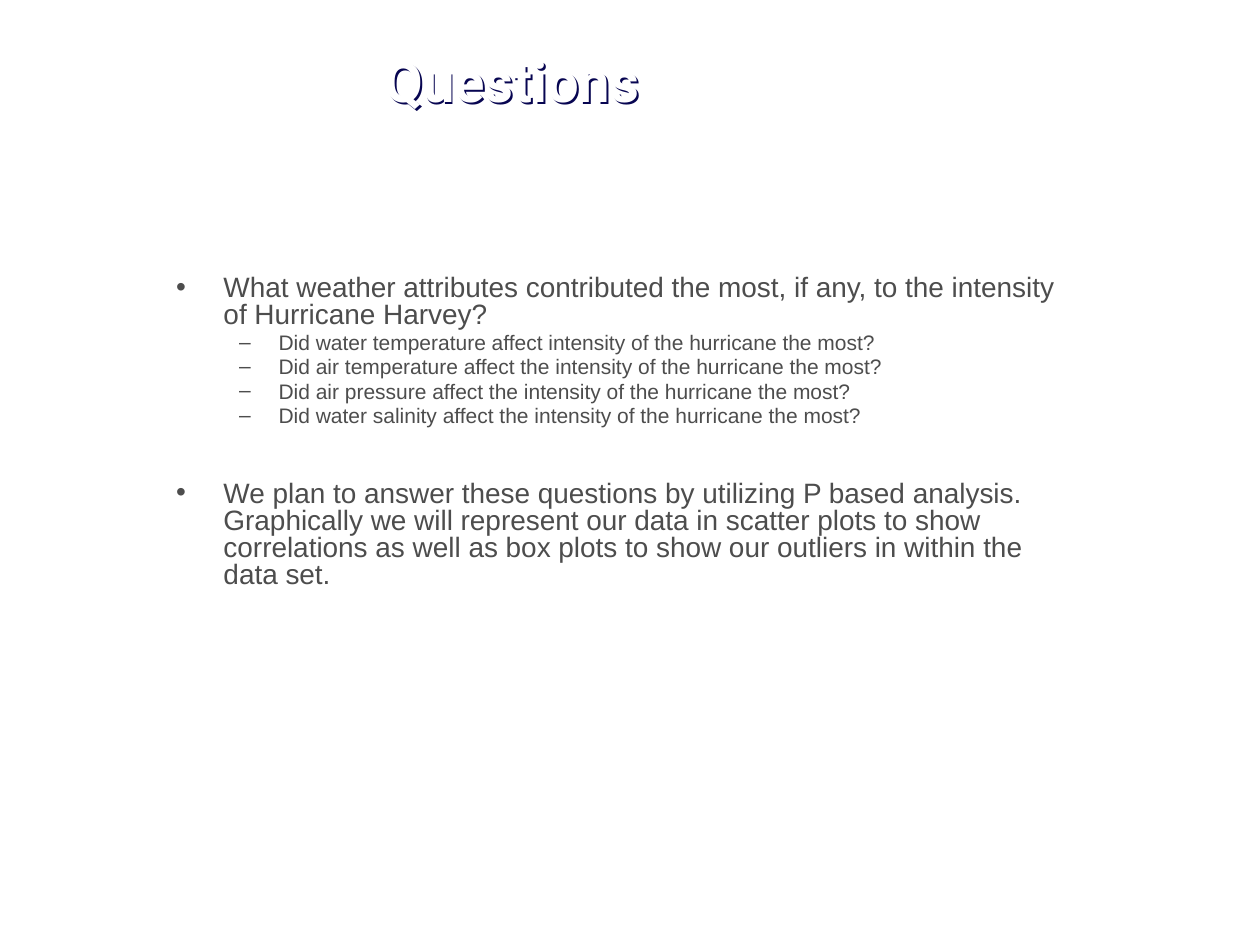
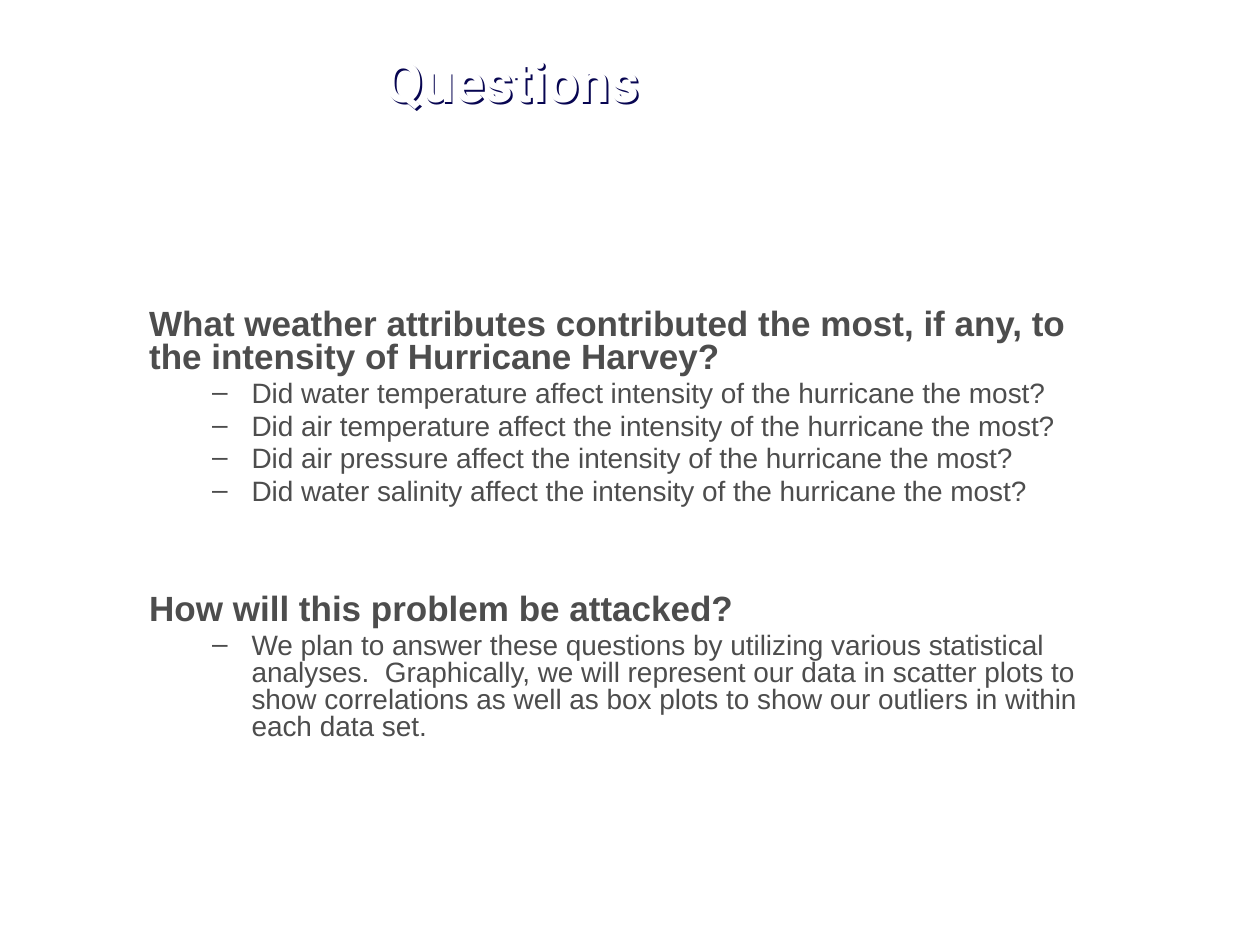
Before and after one commit to j1-aggie/Hurricane_Harvey_Analysis, a slide deck: slide 3 of Final Presentation.pptx. Drawn at 1260x945 pixels with LibreOffice and Linux fonts; fonts in the diff are those of the drawing; background and template pictures are left out. Boxes give left, top, right and bottom in pixels: in the first picture for what was removed or moved away, otherwise in the second. Text is boxed around its words. In the diff, an @@ line names an element or a change of style, - is before the commit and + after.

```diff
--- a/Final Presentation.pptx
+++ b/Final Presentation.pptx
@@ text "What weather attributes contributed the ...": place and size @@
-text "What weather attributes contributed the ..." at box(223, 276, 1054, 585)
+text "What weather attributes contributed the ..." at box(149, 310, 1076, 737)
@@ text at box(149, 310, 1065, 506): size 16 to 20 pt, bold on in "What weather attributes contributed the most, if ..."; size 12 to 16 pt in "Did water temperature affect intensity of the ...", "Did air temperature affect the intensity of ...", "Did air pressure affect the intensity of ...", "Did water salinity affect the intensity of ..."; bullet • to none @@
@@ text at box(149, 595, 1076, 737): text changed @@
-• We plan to answer these questions by utilizing P based analysis. Graphically we will represent our data in scatter plots to show correlations as well as box plots to show our outliers in within the data set.
+How will this problem be attacked?
+  – We plan to answer these questions by utilizing various statistical analyses. Graphically, we will represent our data in scatter plots to show correlations as well as box plots to show our outliers in within each data set.
```
Also in this commit, not shown: 11 other slides changed, 1 slide added, 2 other files.
